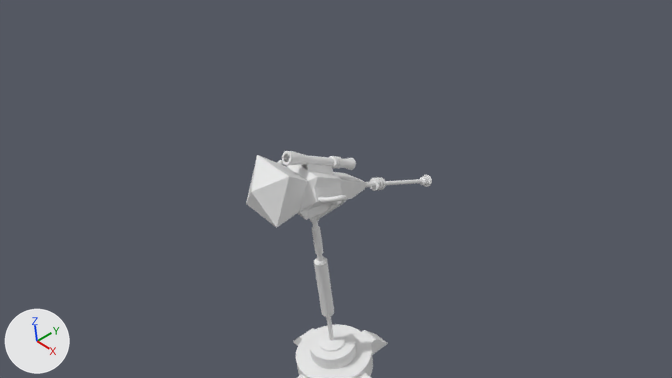
Two versions of the Blender file TowerModels/sniper.blend, one commit apart.
The view is the same before and after, from the file's camera 'Camera'. Lighting does not change. The marker at lower left points along +X, +Y and +Z.
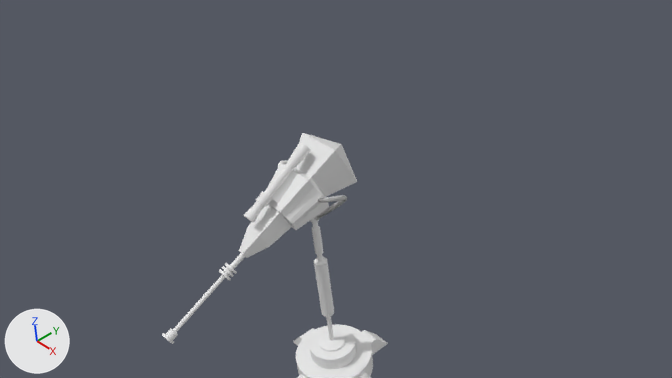
Changed parts and their boxes (x1, y1, x2, y2) in the pictures (672 x 378 px):
'Cube.004', moved, turned
    before: (246, 155, 366, 228)
    after: (239, 133, 357, 258)
'Cylinder.001', moved, turned
    before: (282, 151, 356, 175)
    after: (244, 142, 311, 223)
'Cylinder.002', moved, turned
    before: (366, 175, 432, 191)
    after: (162, 253, 245, 344)

The edits, one by one:
Object 'Cube.004' (ob_cube_004) moves from (0.008, -0.352, 0.573) to (0.008, 0.147, 0.573).
Object 'Cube.004' (ob_cube_004) turns from (-25, 1.5, -0.6) to (-25, 1.5, -180) degrees about x, y and z.
